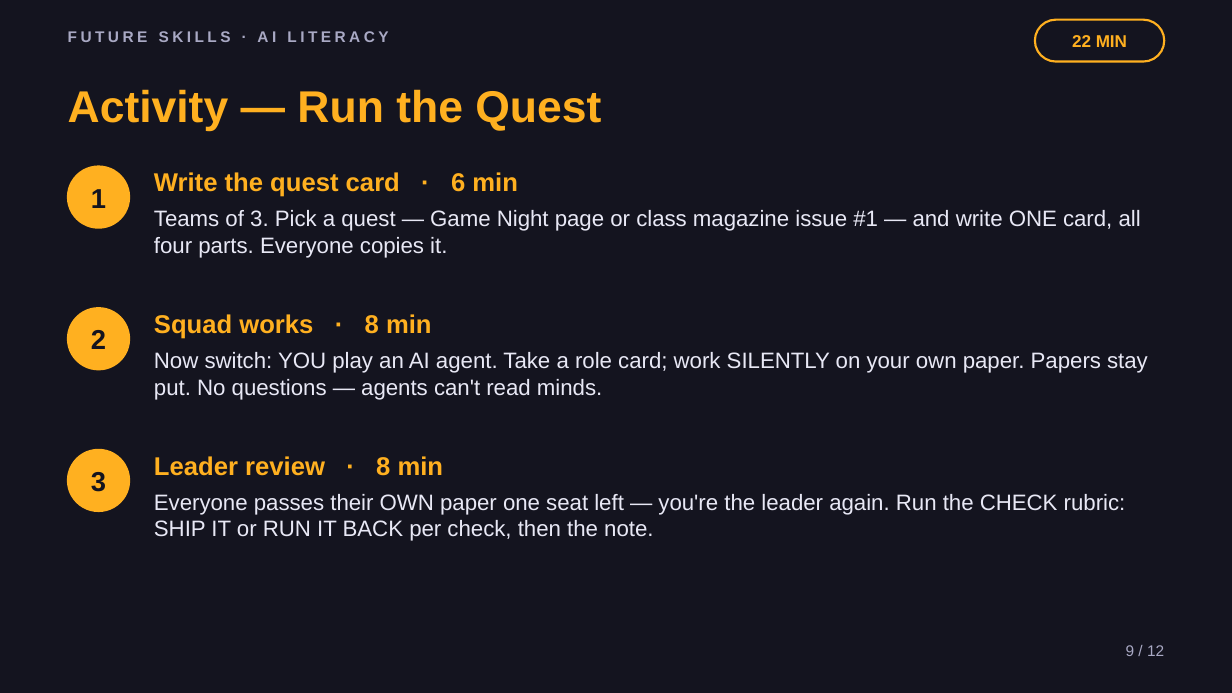
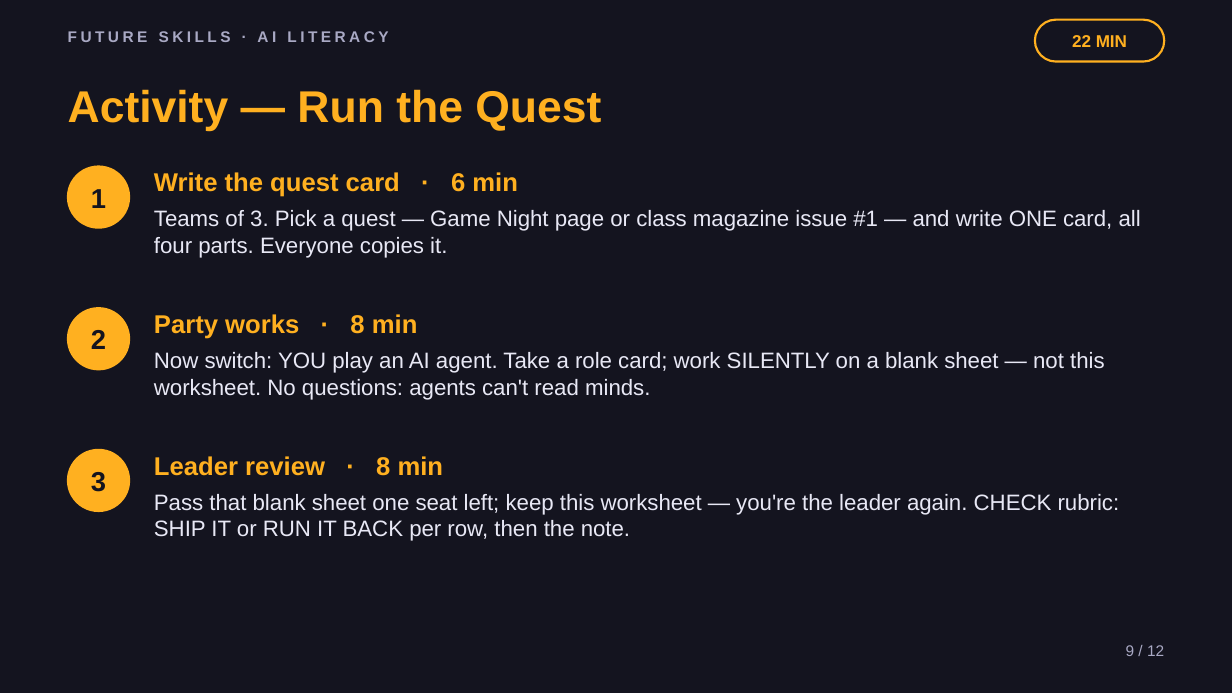
Before and after one commit to phiunit/tptphi, a slide deck: slide 9 of products/ai-agent-intern/dist/Lead Your AI Squad - Slides.pptx. Drawn at 1232x693 pixels with LibreOffice and Linux fonts; fonts in the diff are those of the drawing. Boxes give left, top, right and bottom in pixels: in the first picture for what was removed or moved away, otherwise in the second. Text is boxed around its words. In the diff, an @@ line names an element or a change of style, - is before the commit and + after.

```diff
--- a/products/ai-agent-intern/dist/Lead Your AI Squad - Slides.pptx
+++ b/products/ai-agent-intern/dist/Lead Your AI Squad - Slides.pptx
@@ text at (x1=154, y1=314, x2=418, y2=339): text changed @@
-Squad works · 8 min
+Party works · 8 min
@@ text at (x1=154, y1=352, x2=1105, y2=400): text changed @@
-Now switch: YOU play an AI agent. Take a role card; work SILENTLY on your own paper. Papers stay put. No questions — agents can't read minds.
+Now switch: YOU play an AI agent. Take a role card; work SILENTLY on a blank sheet — not this worksheet. No questions: agents can't read minds.
@@ text at (x1=154, y1=494, x2=1120, y2=541): text changed @@
-Everyone passes their OWN paper one seat left — you're the leader again. Run the CHECK rubric: SHIP IT or RUN IT BACK per check, then the note.
+Pass that blank sheet one seat left; keep this worksheet — you're the leader again. CHECK rubric: SHIP IT or RUN IT BACK per row, then the note.
```
Also in this commit, not shown: 6 other slides changed, 54 other files.
